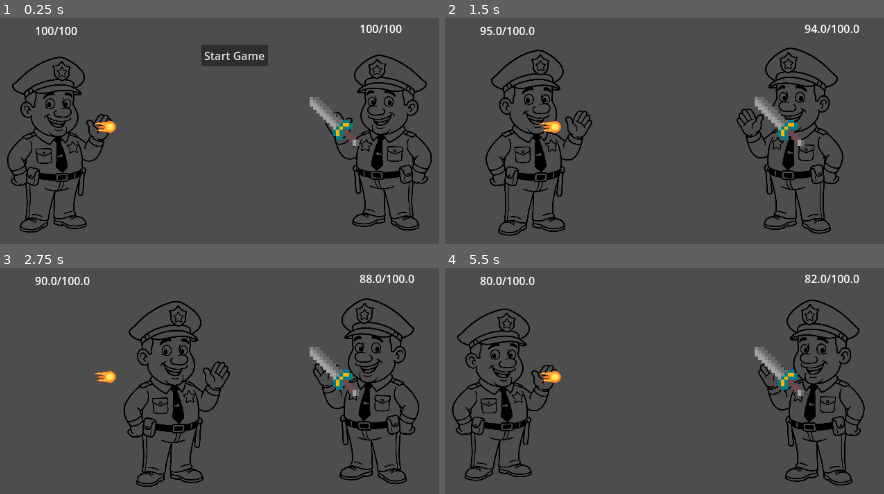
Above: before the commit, frames 1-4 (two rows, left to right).
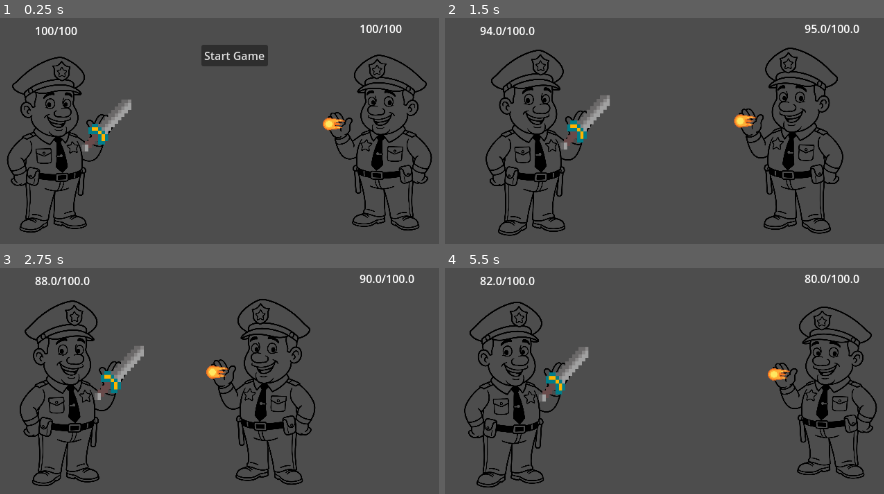
Above: after the commit, the same moments.

Repository: cncptpr/balance-your-character
Game: Godot game, scene res://game.tscn
Two runs of this game, one before a commit and one after it. Both use one fixed random seed, a clock stepped at 60 frames per second and the inputs below.
Inputs:
- Up to frame 1 (0.25 s): no input
- Up to frame 2 (1.5 s): click "Start Game" at 0.5 s
- Up to frame 3 (2.75 s): no input
- Up to frame 4 (5.5 s): no input

The runs differ from the first frame. In frame 1, 1.7% of the frame differs, in the area x 18-83%, y 34-60%; in frame 2, 2.2%; in frame 3, 16%, in the area x 4-96%, y 3-97%; in frame 4, 13%.

Commit message:
Fixed animations for Equipment

Diff:
--- a/figth_scene.tscn
+++ b/figth_scene.tscn
@@ -12,10 +12,12 @@
 [node name="Player1" parent="." instance=ExtResource("2_3253y")]
 position = Vector2(365, 476)
 
+[node name="Sword" parent="Player1/Appearance/Sprite2D/Inventory" index="0" instance=ExtResource("3_pdg6h")]
+
+[node name="Plank" parent="Player1/Appearance/Sprite2D/Inventory" index="1" instance=ExtResource("5_nhxt3")]
+
 [node name="Label" parent="Player1" index="1"]
 metadata/_edit_use_anchors_ = true
-
-[node name="Fireball" parent="Player1/Inventory" index="0" instance=ExtResource("4_exjn7")]
 
 [node name="Player2" parent="." instance=ExtResource("2_3253y")]
 position = Vector2(833, 473)
@@ -23,16 +25,10 @@
 [node name="Appearance" parent="Player2" index="0"]
 scale = Vector2(-1, 1)
 
+[node name="Fireball" parent="Player2/Appearance/Sprite2D/Inventory" index="0" instance=ExtResource("4_exjn7")]
+
 [node name="Label" parent="Player2" index="1"]
 metadata/_edit_use_anchors_ = true
-
-[node name="Inventory" parent="Player2" index="4"]
-position = Vector2(-61, -164)
-scale = Vector2(-1, 1)
-
-[node name="Sword" parent="Player2/Inventory" index="0" instance=ExtResource("3_pdg6h")]
-
-[node name="Plank" parent="Player2/Inventory" index="1" instance=ExtResource("5_nhxt3")]
 
 [node name="GameEnd" type="Control" parent="."]
 visible = false
--- a/player.gd
+++ b/player.gd
@@ -33,7 +33,7 @@
 
 	print(name, ": Using Equipment")
 
-	for node in $Inventory.get_children():
+	for node in $Appearance/Sprite2D/Inventory.get_children():
 		if node is Equipment:
 			var stats = node.use()
 			attack_stats.apply_stats(stats)
@@ -55,7 +55,7 @@
 	var defend_stats = EquipmentStats.new()
 	defend_stats.apply_stats(base_stats)
 
-	for node in $Inventory.get_children():
+	for node in $Appearance/Sprite2D/Inventory.get_children():
 		if node is Equipment:
 			var stats = node.defend()
 			defend_stats.apply_stats(stats)
--- a/player.tscn
+++ b/player.tscn
@@ -159,6 +159,10 @@
 scale = Vector2(0.216295, 0.216295)
 texture = ExtResource("2_g1dw6")
 
+[node name="Inventory" type="Node2D" parent="Appearance/Sprite2D"]
+position = Vector2(295.892, -122.662)
+scale = Vector2(4.62332, 5.11093)
+
 [node name="AnimationPlayer" type="AnimationPlayer" parent="Appearance"]
 root_node = NodePath("../..")
 libraries = {
@@ -184,13 +188,11 @@
 [node name="WarmupTimer" type="Timer" parent="."]
 one_shot = true
 
-[node name="Inventory" type="Node2D" parent="."]
-position = Vector2(64, -160)
-
-[connection signal="timeout" from="CooldownTimer" to="." method="prepare_attack"]
-[connection signal="timeout" from="WarmupTimer" to="." method="attack"]
 [node name="AnimationPlayer" type="AnimationPlayer" parent="."]
 libraries = {
 &"": SubResource("AnimationLibrary_sweqy")
 }
 speed_scale = 2.0
+
+[connection signal="timeout" from="CooldownTimer" to="." method="prepare_attack"]
+[connection signal="timeout" from="WarmupTimer" to="." method="attack"]
Not shown: 1 places in player.tscn that only renumber resources
